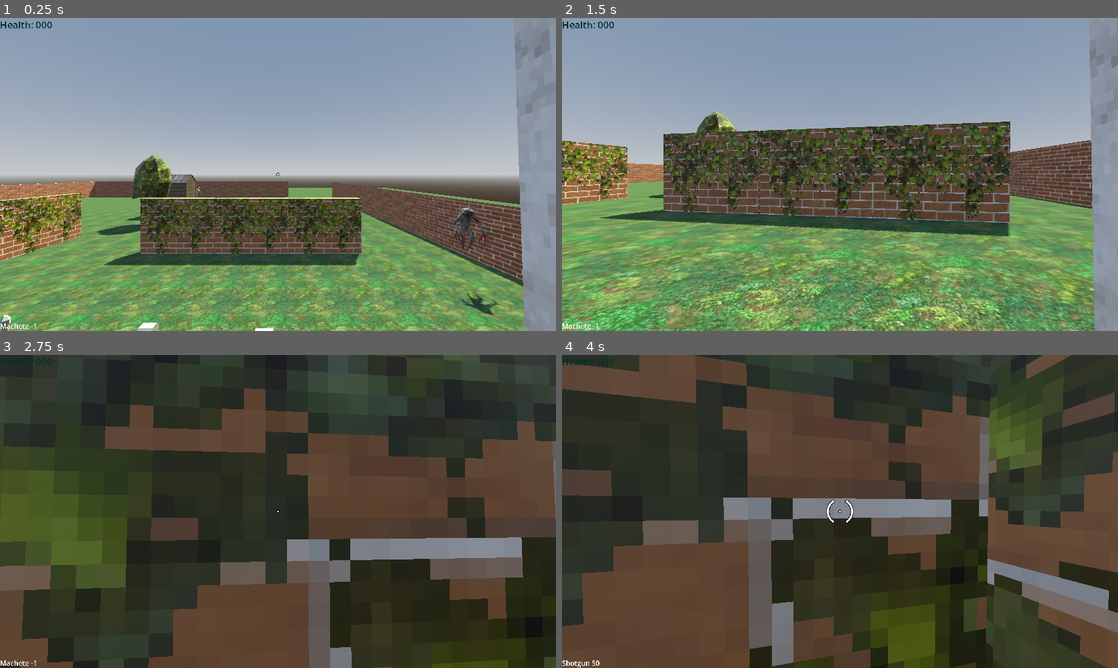
Above: before the commit, frames 1-4 (two rows, left to right).
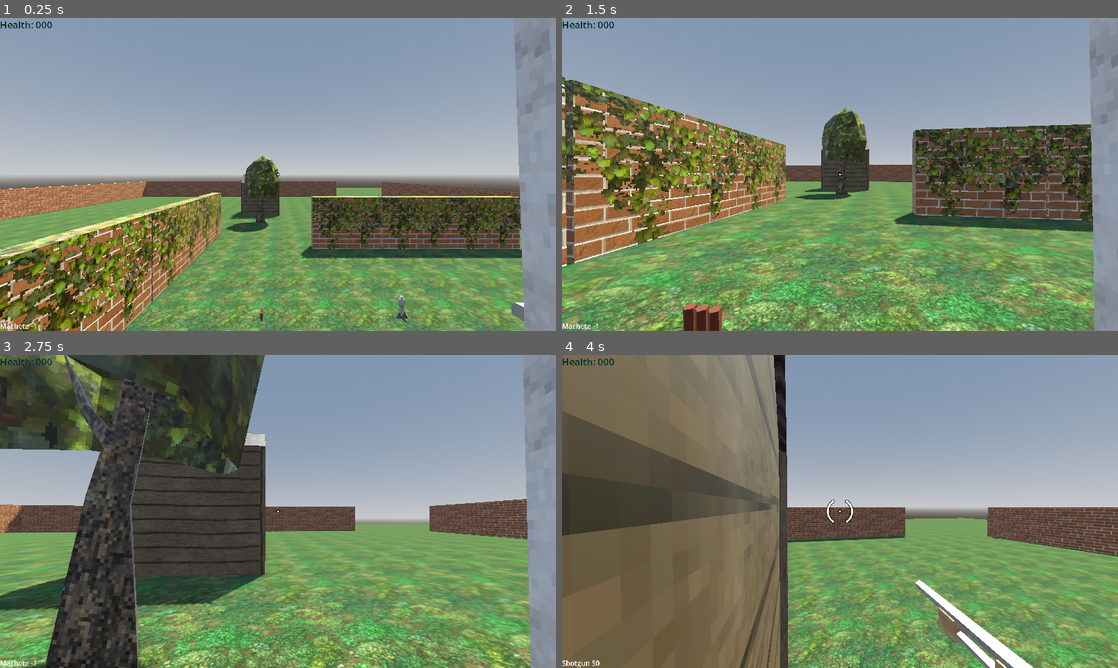
Above: after the commit, the same moments.

Repository: steelx/3d-train-fps
Game: Godot game, scene res://scenes/Level_1.tscn
Two runs of this game, one before a commit and one after it. Both use one fixed random seed, a clock stepped at 60 frames per second and the inputs below.
Inputs (mouse positions are in pixels of both pictures, inside the frame that each line leads up to):
- Up to frame 1 (0.25 s): no input
- Up to frame 2 (1.5 s): tap Enter at 0.5 s; move the mouse to (867, 174) at 0.52 s; hold W (move_forward) from 0.53 s (still down); click (867, 174) at 0.6 s; tap Space (jump) at 0.77 s; move the mouse to (812, 174) at 1.27 s; tap 0 at 1.35 s
- Up to frame 3 (2.75 s): keep holding W (move_forward); tap Space (jump) at 1.52 s; move the mouse to (289, 505) at 2.02 s; tap 1 at 2.1 s
- Up to frame 4 (4 s): keep holding W (move_forward); move the mouse to (834, 517) at 2.77 s; tap 2 at 2.85 s; tap Space (jump) at 3.02, 3.77 s; move the mouse to (878, 514) at 3.52 s; tap 3 at 3.6 s

The runs differ from the first frame. In frame 1, 34% of the frame differs, in the area x 0-95%, y 43-100%; in frame 2, 50%; in frame 3, 81%; in frame 4, 92%, in the area x 0-100%, y 0-100%.

Commit message:
feat: roam within a random circle

Diff:
--- a/scenes/Level_1.tscn
+++ b/scenes/Level_1.tscn
@@ -155,10 +155,10 @@
 environment = SubResource("Environment_612hj")
 
 [node name="Player" parent="." instance=ExtResource("2_glj7y")]
-transform = Transform3D(1, 0, 0, 0, 1, 0, 0, 0, 1, 31.1835, 3.07102, 2.48628)
+transform = Transform3D(1, 0, 0, 0, 1, 0, 0, 0, 1, 21.6138, 3.07102, 3.22949)
 
 [node name="DemogorgonEnemy" parent="." instance=ExtResource("8_nvdra")]
-transform = Transform3D(1, 0, 0, 0, 1, 0, 0, 0, 1, 38.5719, 1.49969, -6.36862)
+transform = Transform3D(1, 0, 0, 0, 1, 0, 0, 0, 1, 35.6346, 1.49969, -3.04004)
 attack_animation_speed = 2.0
 
 [node name="ReptileMonster" parent="." instance=ExtResource("3_ipx8n")]
--- a/scenes/enemies/melee/DemogorgonEnemy.tscn
+++ b/scenes/enemies/melee/DemogorgonEnemy.tscn
@@ -225,4 +225,6 @@
 max_distance = 40.0
 bus = &"SFX"
 
+[node name="RoamTimer" type="Timer" parent="."]
+
 [editable path="Model"]
--- a/scenes/enemies/melee/EnemyV2.gd
+++ b/scenes/enemies/melee/EnemyV2.gd
@@ -13,19 +13,21 @@
 @onready var spawn_position: Vector3 = global_position
 @onready var gravity: float = ProjectSettings.get_setting("physics/3d/default_gravity")
 var velocity: Vector3 = Vector3.ZERO
-var MASS := 2.0
-@export var FOLLOW_RANGE = 10.0
-@export var ARRIVE_DISTANCE = 3.0
-@export var SLOW_RADIUS = 5.0
-@export var MAX_FOLLOW_SPEED = 5.0
-@export var MAX_ROAM_SPEED = 2.5
-@onready var nav: NavigationAgent3D = $NavigationAgent3D
-@export var ignore_rotation := false
+const MASS := 2.0
+@export var FOLLOW_RANGE := 10.0
+@export var MAX_FOLLOW_SPEED := 5.0
+@export var ARRIVE_DISTANCE := 3.0
+@export var SLOW_RADIUS := 5.0
+@export var MAX_ROAM_SPEED := 2.5
+@export var ROAM_RADIUS := 10.0
+var roam_target_position := Vector3.ZERO
+var roam_slow_radius: float = 0.0
 
 # Animations
 @onready var bone_attachments := $Model/Armature/Skeleton3D
 @onready var anim_player := $Model/AnimationPlayer
 @onready var health_manager := $HealthManager
+@onready var roamTimer := $RoamTimer
 
 # Sight/View variables
 @export var sight_angle: float = 45.0
@@ -44,6 +46,7 @@
 	target.e_position_changed.connect(self._on_target_position_changed)
 	target.e_died.connect(self._on_target_died)
 	change_state(STATES.IDLE)
+	roamTimer.connect("timeout", self._on_roam_timer_timeout)
 	# Animations
 	for bone in bone_attachments.get_children():
 		for child in bone.get_children():
@@ -55,6 +58,27 @@
 
 
 func change_state(new_state: STATES) -> void:
+	if state == STATES.IDLE:
+		roamTimer.stop()
+
+	match new_state:
+		STATES.IDLE:
+			randomize()
+			var random_time := randf_range(1.0, 3.0)
+			roamTimer.set_wait_time(random_time)
+			roamTimer.start()
+		STATES.ROAM:
+			#random angle inside a circle
+			randomize()
+			var random_angle := randf() * PI * 2.0
+			var circle_offset := 0.5 * ROAM_RADIUS
+			var random_radius := randf() * ROAM_RADIUS * 0.5 + circle_offset
+			roam_target_position = (
+				spawn_position
+				+ Vector3(cos(random_angle) * random_radius, 0.0, sin(random_angle) * random_radius)
+			)
+			roam_slow_radius = spawn_position.distance_to(roam_target_position) * 0.5
+
 	state = new_state
 
 
@@ -89,6 +113,32 @@
 					return
 				change_state(STATES.FOLLOW)
 
+		STATES.ROAM:
+			anim_player.play("walk", 0.4)
+			face_to_direction(roam_target_position, delta)
+			var distance_to_target := arrive_to(
+				roam_target_position, roam_slow_radius, MAX_ROAM_SPEED
+			)
+			move_and_collide(velocity * delta)
+			if distance_to_target < ARRIVE_DISTANCE:
+				change_state(STATES.IDLE)
+				return
+			if global_position.distance_to(target.global_position) < FOLLOW_RANGE and has_target:
+				change_state(STATES.FOLLOW)
+				return
+
+		STATES.RETURN_TO_BASE:
+			anim_player.play("walk", 0.4)
+			face_to_direction(spawn_position, delta)
+			var distance_to_target := arrive_to(spawn_position, ARRIVE_DISTANCE, MAX_ROAM_SPEED)
+			move_and_collide(velocity * delta)
+			if distance_to_target < ARRIVE_DISTANCE:
+				change_state(STATES.IDLE)
+				return
+			if global_position.distance_to(target.global_position) < FOLLOW_RANGE and has_target:
+				change_state(STATES.FOLLOW)
+				return
+
 		STATES.FOLLOW:
 			anim_player.play("walk", 0.4)
 			face_to_direction(target.global_position, delta)
@@ -96,17 +146,6 @@
 			move_and_collide(velocity * delta)
 			if distance_to_target > FOLLOW_RANGE:
 				change_state(STATES.RETURN_TO_BASE)
-				return
-
-		STATES.RETURN_TO_BASE:
-			face_to_direction(spawn_position, delta)
-			var distance_to_target := arrive_to(spawn_position, ARRIVE_DISTANCE, MAX_ROAM_SPEED)
-			move_and_collide(velocity * delta)
-			if distance_to_target < ARRIVE_DISTANCE:
-				change_state(STATES.IDLE)
-				return
-			if global_position.distance_to(target.global_position) < FOLLOW_RANGE and has_target:
-				change_state(STATES.FOLLOW)
 				return
 
 
@@ -159,3 +198,7 @@
 	var query := PhysicsRayQueryParameters3D.create(from, to, self.collision_mask)
 	var raycast := get_world_3d().direct_space_state.intersect_ray(query)
 	return raycast.has("collider") and raycast.collider is Player
+
+
+func _on_roam_timer_timeout() -> void:
+	change_state(STATES.ROAM)
